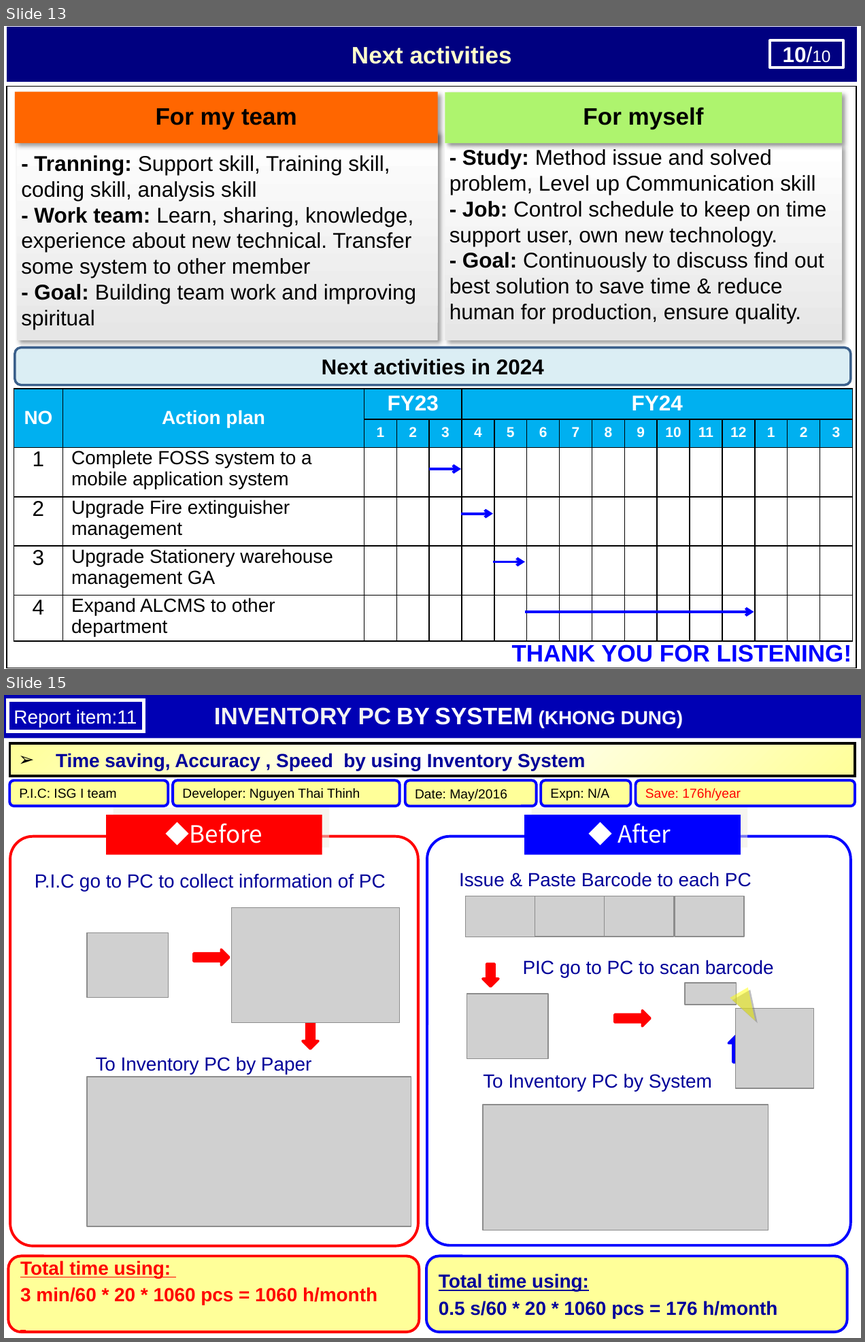
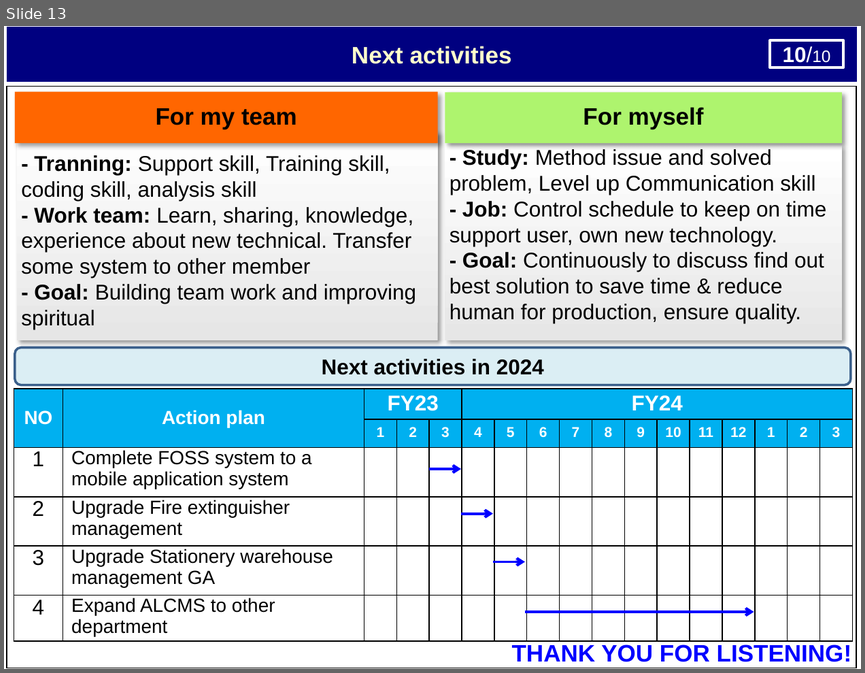
Before and after one commit to thietbicongnghevietnam/ReportPSNV, a slide deck: Report_test.pptx. Shown one above the other, each under a label of ours: slides 13 and 15 before the commit, slide 13 after it; the slides between them are not shown. The pictures are 865x1342 and 865x673 pixels, drawn with LibreOffice and Linux fonts; fonts in the diff are those of the drawing; grey boxes stand for pictures. Boxes give left, top, right and bottom in pixels: in the first picture for what was removed or moved away, otherwise in the second. Text is boxed around its words. In the diff, an @@ line names an element or a change of style, - is before the commit and + after.

```diff
--- a/Report_test.pptx
+++ b/Report_test.pptx
@@ slide 15 removed at (x1=4, y1=695, x2=861, y2=1338), background #FFFFFF @@
@@ rectangle removed at (x1=4, y1=695, x2=861, y2=738) @@
-INVENTORY PC BY SYSTEM (khong dung)
@@ rectangle removed at (x1=8, y1=700, x2=143, y2=731) @@
-Report item:11
@@ rectangle removed at (x1=10, y1=743, x2=855, y2=775) @@
-➢ Time saving, Accuracy , Speed by using Inventory System
@@ rounded rectangle removed at (x1=10, y1=781, x2=169, y2=807) @@
-P.I.C: ISG I team
@@ rounded rectangle removed at (x1=173, y1=781, x2=400, y2=807) @@
-Developer: Nguyen Thai Thinh
@@ rounded rectangle removed at (x1=405, y1=781, x2=536, y2=807) @@
-Date: May/2016
@@ rounded rectangle removed at (x1=541, y1=781, x2=630, y2=807) @@
-Expn: N/A
@@ rounded rectangle removed at (x1=636, y1=781, x2=855, y2=807) @@
-Save: 176h/year
@@ rectangle removed at (x1=106, y1=815, x2=322, y2=855) @@
-◆Before
@@ rectangle removed at (x1=524, y1=815, x2=740, y2=855) @@
-◆ After
@@ rounded rectangle removed at (x1=10, y1=836, x2=418, y2=1246) @@
@@ rounded rectangle removed at (x1=427, y1=836, x2=851, y2=1245) @@
@@ text removed at (x1=35, y1=873, x2=385, y2=891) @@
-P.I.C go to PC to collect information of PC
@@ text removed at (x1=459, y1=872, x2=751, y2=887) @@
-Issue & Paste Barcode to each PC
@@ group removed at (x1=465, y1=896, x2=743, y2=936): 4 pictures @@
@@ picture removed at (x1=231, y1=907, x2=399, y2=1022) @@
@@ picture removed at (x1=87, y1=932, x2=169, y2=998) @@
@@ right arrow removed at (x1=193, y1=949, x2=228, y2=965) @@
@@ text removed at (x1=523, y1=960, x2=774, y2=978) @@
-PIC go to PC to scan barcode
@@ right arrow removed at (x1=483, y1=964, x2=499, y2=987) @@
@@ picture removed at (x1=466, y1=993, x2=548, y2=1058) @@
@@ picture removed at (x1=684, y1=983, x2=736, y2=1005) @@
@@ triangle removed at (x1=730, y1=987, x2=764, y2=1026) @@
@@ right arrow removed at (x1=303, y1=1013, x2=318, y2=1049) @@
@@ right arrow removed at (x1=615, y1=1011, x2=650, y2=1025) @@
@@ picture removed at (x1=736, y1=1008, x2=814, y2=1087) @@
@@ down arrow removed at (x1=728, y1=1034, x2=746, y2=1063) @@
@@ text removed at (x1=96, y1=1056, x2=312, y2=1074) @@
-To Inventory PC by Paper
@@ picture removed at (x1=87, y1=1076, x2=411, y2=1226) @@
@@ text removed at (x1=483, y1=1073, x2=712, y2=1091) @@
-To Inventory PC by System
@@ picture removed at (x1=483, y1=1104, x2=768, y2=1229) @@
@@ rounded rectangle removed at (x1=8, y1=1255, x2=419, y2=1331) @@
-Total time using:
-3 min/60 * 20 * 1060 pcs = 1060 h/month
@@ rounded rectangle removed at (x1=426, y1=1255, x2=847, y2=1331) @@
-Total time using:
-0.5 s/60 * 20 * 1060 pcs = 176 h/month
```
Also in this commit, not shown: 7 slides changed, 1 other slide removed, 1 other file.
